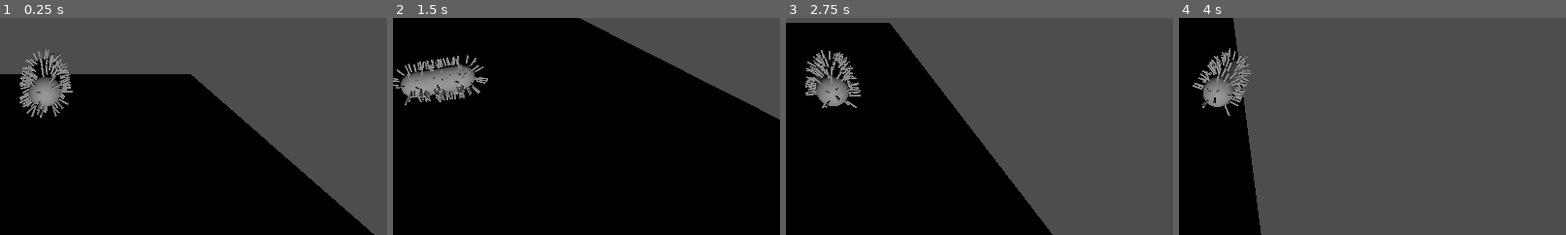
Above: before the commit, frames 1-4 (left to right).
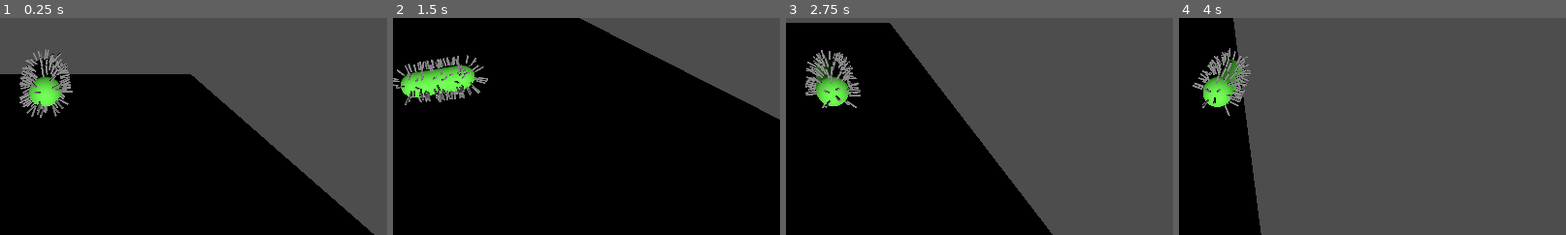
Above: after the commit, the same moments.

Repository: NR5P/bio-mission
Game: Godot game, scene res://main.tscn
Same seed, same stepped clock (60 frames per second), same inputs: the game is played once before the commit and once after it.
Inputs:
- Up to frame 1 (0.25 s): no input
- Up to frame 2 (1.5 s): hold D 0.53-1.28 s; hold Shift 0.53-1.28 s; tap Space at 0.77 s; hold S from 1.28 s (still down); tap Shift at 1.35 s
- Up to frame 3 (2.75 s): tap Space at 1.52 s; release S at 2.03 s; hold D from 2.03 s (still down); hold Shift from 2.03 s (still down)
- Up to frame 4 (4 s): release D at 2.78 s; release Shift at 2.78 s; hold W 2.78-3.53 s; tap Shift at 2.85 s; tap Space at 3.02, 3.77 s; hold A from 3.53 s (still down); hold Shift from 3.53 s (still down)
The pictures show only the part of the screen within x 44-94%, y 50-100%; the shares and areas given below are measured in that part.

The runs differ from the first frame. In frame 1, 0.8% of the frame differs, in the area x 7-16%, y 26-42%; in frame 2, 1.6%, in the area x 2-22%, y 21-37%; in frame 3, 0.9%; in frame 4, 1.0%.

Commit message:
bacteria green

Diff:
--- a/bacteria.tscn
+++ b/bacteria.tscn
@@ -8,7 +8,15 @@
 
 [sub_resource type="SphereShape3D" id="SphereShape3D_jncix"]
 
+[sub_resource type="StandardMaterial3D" id="StandardMaterial3D_lhcfq"]
+albedo_color = Color(0.4117647, 1, 0.28627452, 1)
+roughness = 0.8
+emission_enabled = true
+subsurf_scatter_enabled = true
+subsurf_scatter_strength = 0.6
+
 [sub_resource type="CapsuleMesh" id="CapsuleMesh_lhcfq"]
+material = SubResource("StandardMaterial3D_lhcfq")
 radius = 0.45
 height = 2.2
 
Not shown: 1 places in bacteria.tscn that only renumber resources
